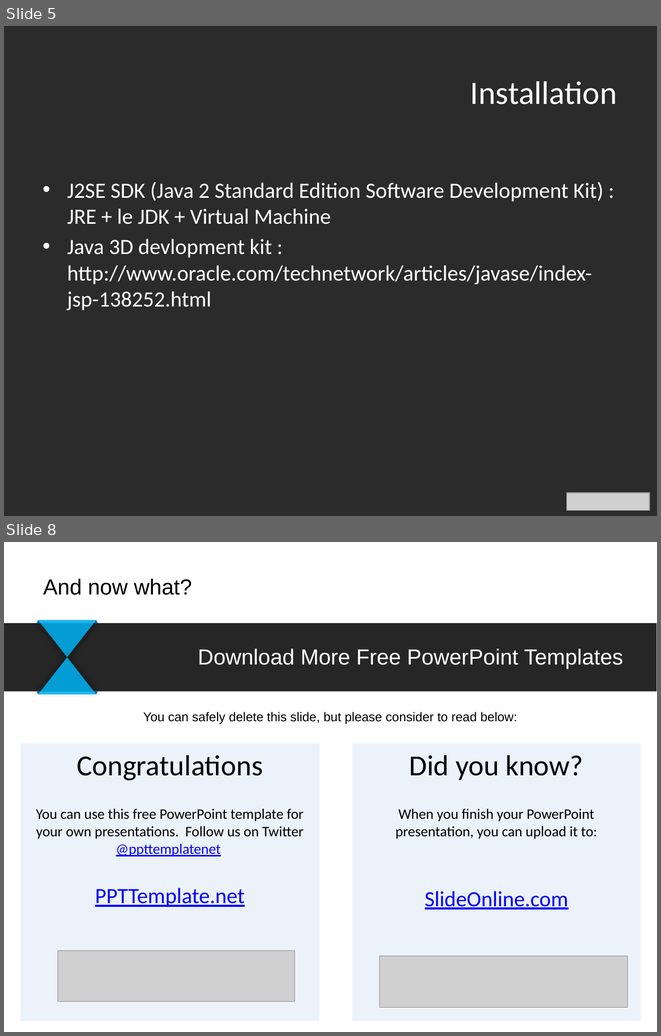
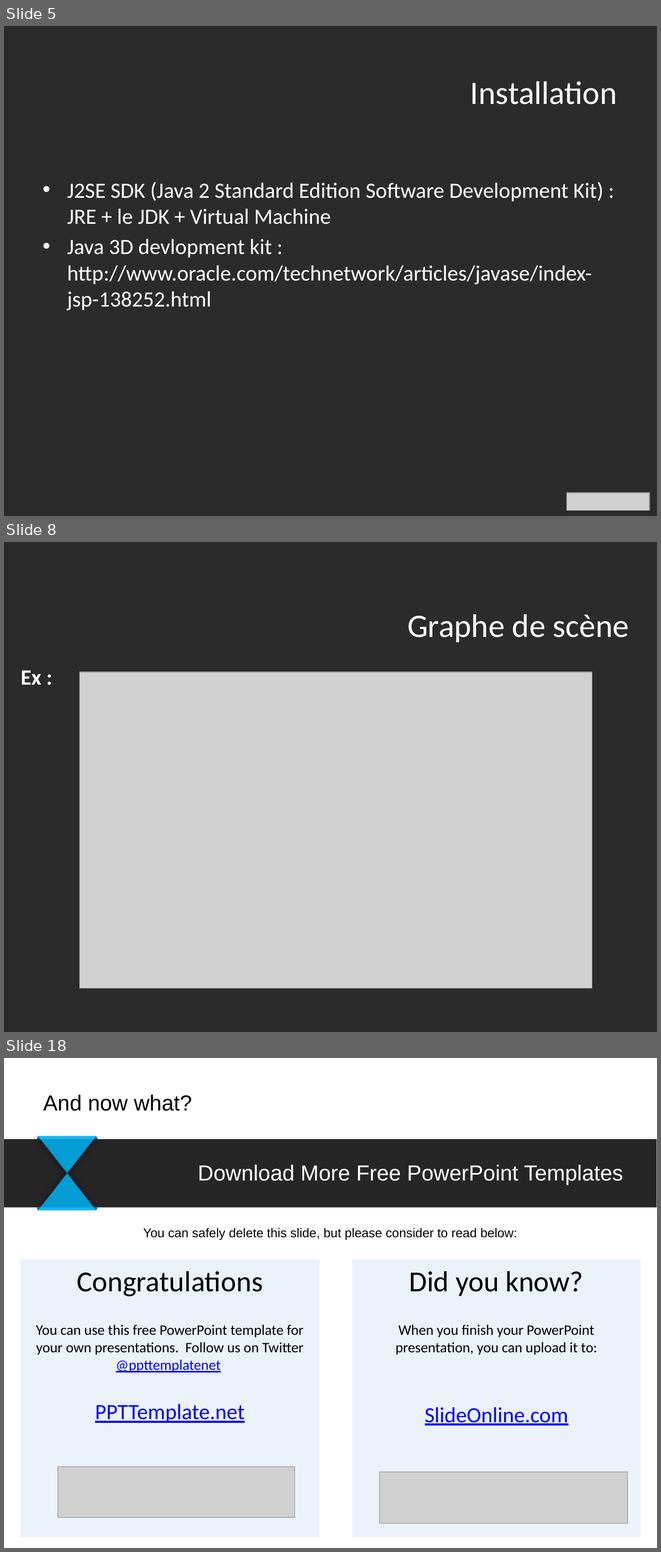
Before and after one commit to IlsanS/Math3D, a slide deck: powerpoint/Présentation1.pptx. Shown one above the other, each under a label of ours: slides 5 and 8 before the commit, slides 5, 8 and 18 after it; the slides between them are not shown. The pictures are 661x1036 and 661x1552 pixels, drawn with LibreOffice and Linux fonts; fonts in the diff are those of the drawing; grey boxes stand for pictures; background and template pictures are left out; a plain dark background stands for a picture behind light text. Boxes give left, top, right and bottom in pixels: in the first picture for what was removed or moved away, otherwise in the second. Text is boxed around its words. In the diff, an @@ line names an element or a change of style, - is before the commit and + after.

```diff
--- a/powerpoint/Présentation1.pptx
+++ b/powerpoint/Présentation1.pptx
@@ slide 8 added at <box>4,542,657,1032</box>, background picture (left out) @@
@@ title added at <box>407,614,629,642</box>, 36 pt, text #FFFFFF @@
+Graphe de scène
@@ text added at <box>21,670,42,685</box>, 24 pt, text #FFFFFF, bold @@
+Ex :
@@ picture added at <box>80,672,592,988</box> @@
@@ what was slide 8 is now slide 18 @@
```
Also in this commit, not shown: 11 other slides added, 2 slides removed, 8 other files.
